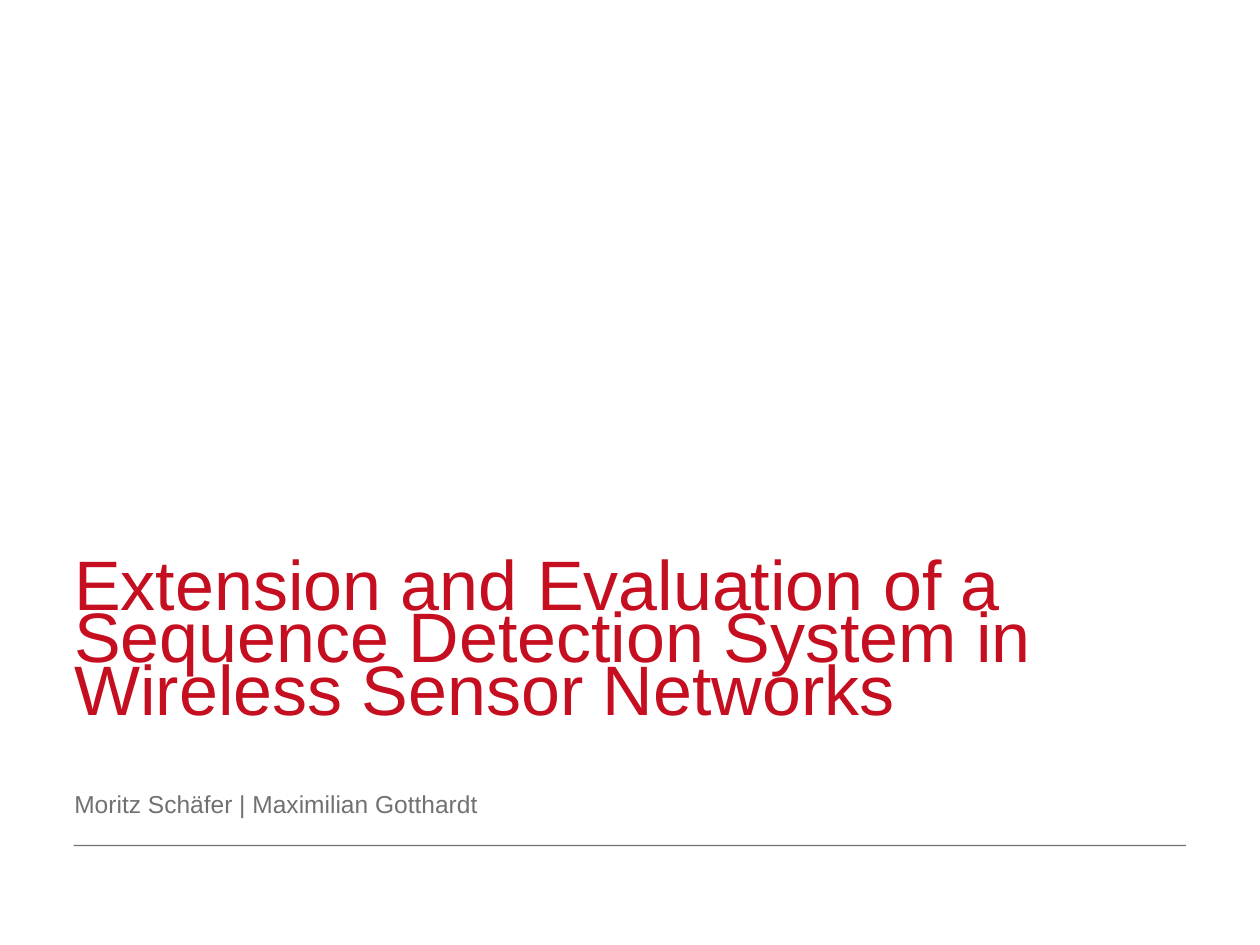
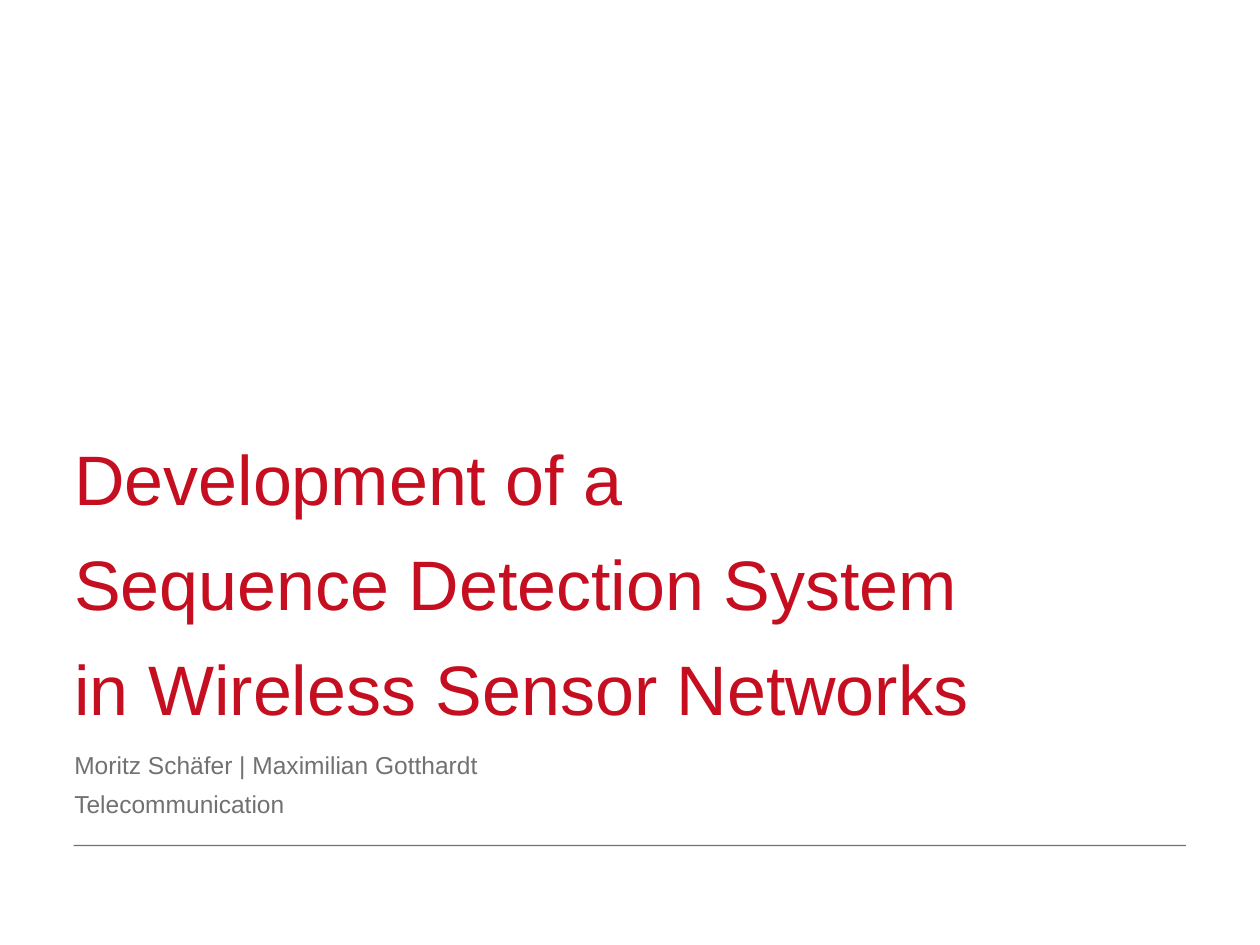
Before and after one commit to moritzschaefer/SensorSequence, a slide deck: slide 1 of docs/MeilensteinNrOne.odp. Drawn at 1260x945 pixels with LibreOffice and Linux fonts; fonts in the diff are those of the drawing; background and template pictures are left out. Boxes give left, top, right and bottom in pixels: in the first picture for what was removed or moved away, otherwise in the second. Text is boxed around its words. In the diff, an @@ line names an element or a change of style, - is before the commit and + after.

```diff
--- a/docs/MeilensteinNrOne.odp
+++ b/docs/MeilensteinNrOne.odp
@@ title at bbox=[74, 454, 968, 716]: text changed @@
-Extension and Evaluation of a Sequence Detection System in Wireless Sensor Networks
+Development of a
+Sequence Detection System
+in Wireless Sensor Networks
@@ subtitle "Moritz Schäfer | Maximilian Gotthardt": place and size @@
-subtitle "Moritz Schäfer | Maximilian Gotthardt" at bbox=[74, 795, 477, 813]
+subtitle "Moritz Schäfer | Maximilian Gotthardt" at bbox=[74, 756, 477, 813]
@@ subtitle at bbox=[74, 795, 284, 813]: paragraph added @@
+Telecommunication
```
Also in this commit, not shown: 10 other slides changed, 12 slides added, 6 slides removed, 1 other file.
